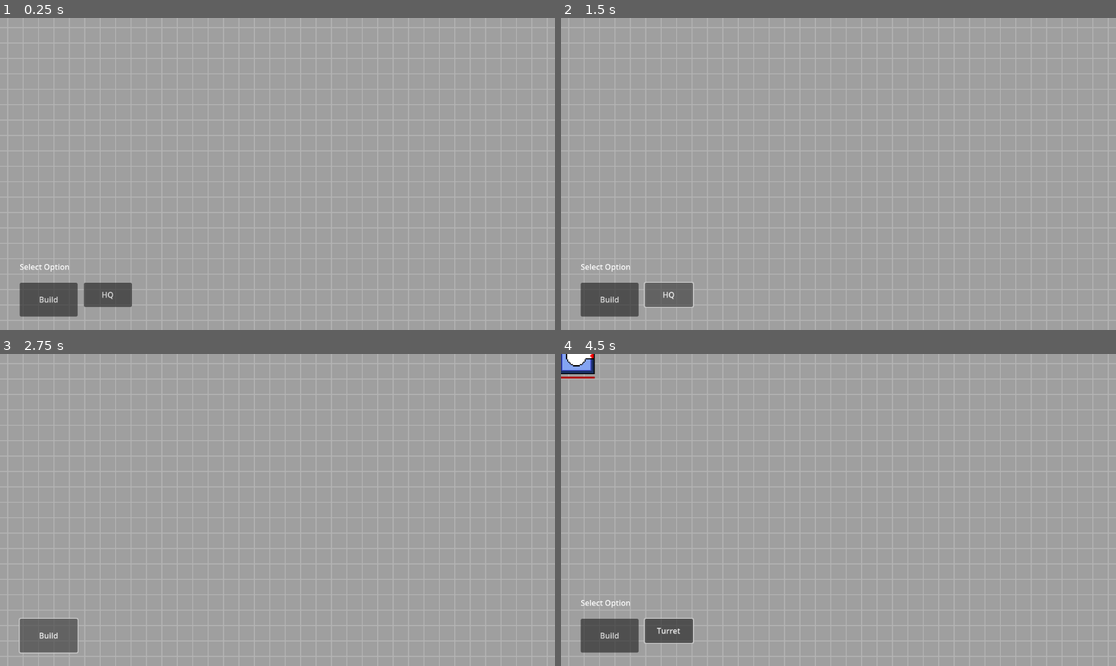
Above: before the commit, frames 1-4 (two rows, left to right).
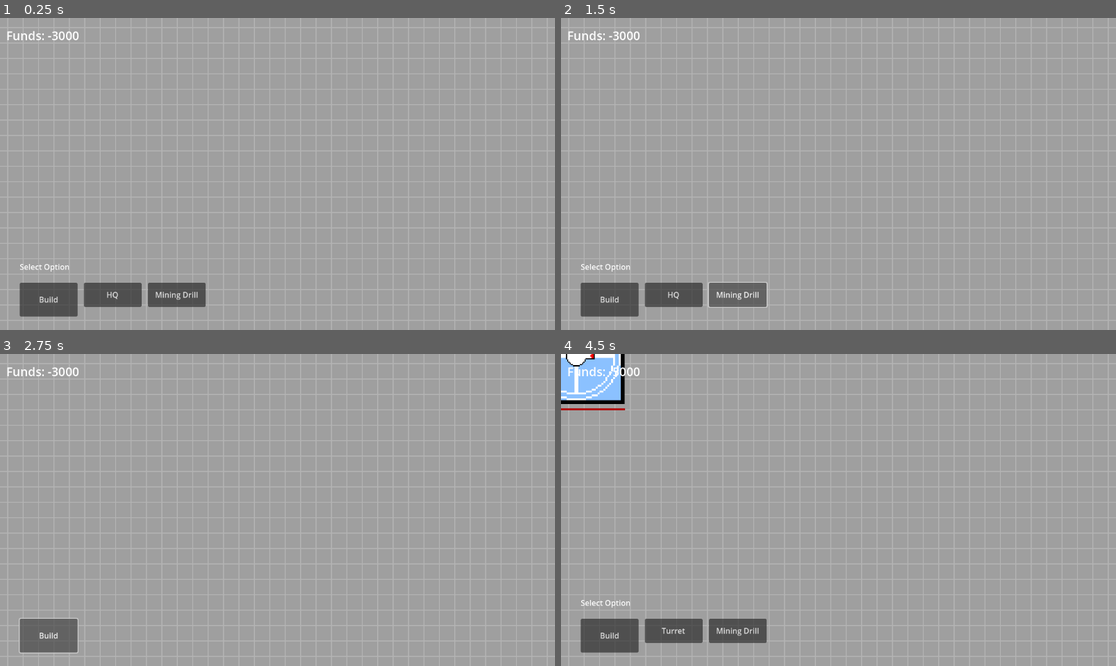
Above: after the commit, the same moments.

Repository: dwlee0802/BusinessTD
Game: Godot game, scene res://Scenes/game.tscn
The game is run twice, just before and just after one commit, with the same random seed, the same clock (stepped at 60 frames per second) and the same inputs.
Inputs (mouse positions are in pixels of both pictures, inside the frame that each line leads up to):
- Up to frame 1 (0.25 s): no input
- Up to frame 2 (1.5 s): click "HQ" at 0.5 s; click "HQ" (after the commit: "Mining Drill") at 1.25 s
- Up to frame 3 (2.75 s): click "Build" at 2 s
- Up to frame 4 (4.5 s): tap Enter at 2.75 s; move the mouse to (577, 357) at 2.77 s; hold D 2.78-3.5 s; click (577, 357) at 2.92 s; click (666, 631) at 3.5 s, where only the run before the commit has a clickable "Turret"; tap Space at 4.25 s; move the mouse to (577, 357) at 4.27 s; hold S from 4.28 s (still down); click (577, 357) at 4.42 s

The runs differ from the first frame. In frame 1, 1.1% of the frame differs, in the area x 1-38%, y 4-93%; in frame 2, 1.2%; in frame 3, 0.2%; in frame 4, 2.8%, in the area x 0-38%, y 0-93%.

Commit message:
Made mining drill. Added funds UI.

Diff:
--- a/Scenes/HQ.tscn
+++ b/Scenes/HQ.tscn
@@ -7,7 +7,7 @@
 [ext_resource type="Texture2D" uid="uid://bqyshusuhavsd" path="res://Art/single_white_pixel.png" id="5_lwoue"]
 
 [sub_resource type="RectangleShape2D" id="RectangleShape2D_e8nbd"]
-size = Vector2(120, 119)
+size = Vector2(201, 199)
 
 [sub_resource type="CircleShape2D" id="CircleShape2D_0avfn"]
 radius = 600.0
@@ -17,13 +17,13 @@
 script = ExtResource("1_njw0n")
 
 [node name="CollisionShape2D" type="CollisionShape2D" parent="."]
-position = Vector2(0, -0.5)
+position = Vector2(-0.5, -0.5)
 shape = SubResource("RectangleShape2D_e8nbd")
 debug_color = Color(0.972549, 0, 0.447059, 0.419608)
 
 [node name="HQBodySprite" type="Sprite2D" parent="."]
 texture_filter = 1
-scale = Vector2(2.4, 2.4)
+scale = Vector2(4, 4)
 texture = ExtResource("2_5wjaa")
 
 [node name="TurretBarrelSprite" type="Sprite2D" parent="."]
@@ -39,7 +39,7 @@
 
 [node name="Healthbar" type="Sprite2D" parent="."]
 modulate = Color(0.698039, 0, 0, 1)
-position = Vector2(-36, 65)
-scale = Vector2(75, 4)
+position = Vector2(-99, 109)
+scale = Vector2(200, 4)
 texture = ExtResource("5_lwoue")
 centered = false
--- a/Scenes/enemyUnit.gd
+++ b/Scenes/enemyUnit.gd
@@ -5,7 +5,7 @@
 
 var attackTarget
 
-@export var speed: int = 200
+@export var speed: int = 800
 
 var healthBar
 
@@ -22,6 +22,9 @@
 	if hitPoints < 0:
 		queue_free()
 
+	if healthBar.scale.x > 32 * hitPoints / maxHitPoints:
+		healthBar.scale.x -= delta * 140
+
 
 func _physics_process(delta):
 	if attackTarget != null:
@@ -32,9 +35,11 @@
 			collision.get_collider().hit(hitPoints)
 
 			queue_free()
+	else:
+		attackTarget = game.playerStructures.pick_random()
 
 
 func ReceiveHit(amount):
 	hitPoints -= amount
-	healthBar.scale.x = 32 * hitPoints / maxHitPoints
+#	healthBar.scale.x = 32 * hitPoints / maxHitPoints
 	game.MakeDamagePopup(position, amount)
--- a/Scenes/game.gd
+++ b/Scenes/game.gd
@@ -5,6 +5,7 @@
 var hqScene = preload("res://Scenes/HQ.tscn")
 var enemyScene = preload("res://Scenes/enemyUnit.tscn")
 var damagePopupScene = preload("res://Scenes/damage_popup.tscn")
+var miningDrillScene = preload("res://Scenes/mining_drill.tscn")
 
 var waitingForBuildLocation: bool = false
 var buildType
@@ -21,13 +22,17 @@
 var playerStructures = []
 
 # how many tiles a building of type index takes up
-# 0: turret, 1: HQ
-var buildingSizeN = [3, 5]
+# 0: turret, 1: HQ, 2: Mining Drill
+var buildingSizeN = [3, 7, 5]
 
 var spawnRate: float = 2
 var spawnRateHolder: float = 1
-var spawnCount: float = 1
-
+var spawnCount: float = 5
+
+var gameStarted: bool = false
+var gamePaused: bool = true
+
+var operationFunds: float = -3000
 
 # Called when the node enters the scene tree for the first time.
 func _ready():
@@ -43,7 +48,10 @@
 
 # Called every frame. 'delta' is the elapsed time since the previous frame.
 func _process(delta):
-	if not playerStructures.is_empty():
+	get_node("Camera/CanvasLayer/InGameUI/MoneyLabel").text = "Funds: " + str(int(operationFunds))
+
+	if not playerStructures.is_empty() and gameStarted == true:
+		gameStarted = true
 		spawnRateHolder += delta
 
 		if spawnRateHolder > spawnRate:
@@ -100,13 +108,17 @@
 								tile.occupied = true
 
 						print("Spawned Turret at ", selectedTile)
+						playerStructures.append(newTurret)
 						waitingForBuildLocation = false
 						return
 
 					elif buildType == 1:
 						var newHQ = hqScene.instantiate()
+						newHQ.isHQ = true
 						add_child(newHQ)
 						newHQ.position = selectedTile.position
+
+						operationFunds -= 2000
 
 						for row in tiles:
 							for tile in row:
@@ -119,8 +131,30 @@
 						get_node("Camera/CanvasLayer/InGameUI/BuildMenu/BuildButton/BuildOptionsMenu/TurretButton").visible = true
 
 						playerStructures.append(newHQ)
+						gameStarted = true
 
 						return
+
+					elif buildType == 2:
+						if selectedTile.isDeposit:
+							var newDrill = miningDrillScene.instantiate()
+							add_child(newDrill)
+							newDrill.position = selectedTile.position
+
+							for row in tiles:
+								for tile in row:
+									tile.occupied = true
+
+							print("Spawned Mining Drill at ", selectedTile)
+
+							playerStructures.append(newDrill)
+							return
+						else:
+							print("Not a mineral deposit!\n")
+
+						waitingForBuildLocation = false
+
+
 
 
 
@@ -161,15 +195,27 @@
 	add_child(newUnit)
 
 
-func MakeDamagePopup(where, amount):
+func MakeDamagePopup(where, amount, color = Color.DARK_RED):
 	var newPopup =damagePopupScene.instantiate()
 	newPopup.position = where
 	newPopup.text = str(amount)
+	newPopup.modulate = color
 	add_child(newPopup)
 
 
+func GameOver():
+	get_node("Camera/CanvasLayer/InGameUI/GameOverLabel").visible = true
+	gameStarted = false
+
+
 func _on_build_turret_option_pressed(extra_arg_0):
-	print("Waiting for turret build location!\n")
+	var str = "turret"
+	if extra_arg_0 == 1:
+		str = "HQ"
+	if extra_arg_0 == 2:
+		str = "mining drill"
+
+	print("Waiting for ", str, " build location!\n")
 	buildType = extra_arg_0
 	waitingForBuildLocation = true
 
--- a/Scenes/game.tscn
+++ b/Scenes/game.tscn
@@ -49,7 +49,7 @@
 [node name="HQButton" type="Button" parent="Camera/CanvasLayer/InGameUI/BuildMenu/BuildButton/BuildOptionsMenu"]
 layout_mode = 0
 offset_left = 133.0
-offset_right = 233.0
+offset_right = 253.0
 offset_bottom = 50.0
 text = "HQ"
 
@@ -57,9 +57,51 @@
 visible = false
 layout_mode = 0
 offset_left = 133.0
-offset_right = 233.0
+offset_right = 253.0
 offset_bottom = 50.0
 text = "Turret"
+
+[node name="MiningDrillButton" type="Button" parent="Camera/CanvasLayer/InGameUI/BuildMenu/BuildButton/BuildOptionsMenu"]
+offset_left = 266.0
+offset_right = 386.0
+offset_bottom = 50.0
+text = "Mining Drill"
+
+[node name="GameOverLabel" type="Label" parent="Camera/CanvasLayer/InGameUI"]
+visible = false
+modulate = Color(0.886275, 0, 0, 1)
+texture_filter = 1
+layout_mode = 0
+offset_left = 370.0
+offset_top = 294.0
+offset_right = 801.0
+offset_bottom = 352.0
+theme_override_font_sizes/font_size = 35
+text = "Operation Terminated"
+horizontal_alignment = 1
+vertical_alignment = 1
+uppercase = true
+
+[node name="GamePausedLabel" type="RichTextLabel" parent="Camera/CanvasLayer/InGameUI"]
+visible = false
+layout_mode = 0
+offset_left = 499.0
+offset_top = 121.0
+offset_right = 799.0
+offset_bottom = 171.0
+theme_override_font_sizes/normal_font_size = 30
+text = "Paused"
+fit_content = true
+scroll_active = false
+
+[node name="MoneyLabel" type="RichTextLabel" parent="Camera/CanvasLayer/InGameUI"]
+layout_mode = 0
+offset_left = 13.0
+offset_top = 19.0
+offset_right = 213.0
+offset_bottom = 69.0
+theme_override_font_sizes/normal_font_size = 25
+text = "Funds: 0"
 
 [node name="MapBlock" parent="." instance=ExtResource("2_d8xa2")]
 
@@ -71,3 +113,6 @@
 [connection signal="mouse_entered" from="Camera/CanvasLayer/InGameUI/BuildMenu/BuildButton/BuildOptionsMenu/TurretButton" to="." method="_on_mouse_entered_ui"]
 [connection signal="mouse_exited" from="Camera/CanvasLayer/InGameUI/BuildMenu/BuildButton/BuildOptionsMenu/TurretButton" to="." method="_on_mouse_exited_ui"]
 [connection signal="pressed" from="Camera/CanvasLayer/InGameUI/BuildMenu/BuildButton/BuildOptionsMenu/TurretButton" to="." method="_on_build_turret_option_pressed" binds= [0]]
+[connection signal="mouse_entered" from="Camera/CanvasLayer/InGameUI/BuildMenu/BuildButton/BuildOptionsMenu/MiningDrillButton" to="." method="_on_mouse_entered_ui"]
+[connection signal="mouse_exited" from="Camera/CanvasLayer/InGameUI/BuildMenu/BuildButton/BuildOptionsMenu/MiningDrillButton" to="." method="_on_mouse_exited_ui"]
+[connection signal="pressed" from="Camera/CanvasLayer/InGameUI/BuildMenu/BuildButton/BuildOptionsMenu/MiningDrillButton" to="." method="_on_build_turret_option_pressed" binds= [2]]
--- a/Scenes/map_block.gd
+++ b/Scenes/map_block.gd
@@ -4,6 +4,8 @@
 
 @export var boardWidth = 100
 @export var boardHeight = 100
+
+var depositSpawnRate: float = 0.001
 
 # Size of a square tile's one side's length in pixels
 var initialTilesize = 32
@@ -36,6 +38,12 @@
 		var currentRow = []
 		for j in range(boardWidth):
 			var newTile = tileScene.instantiate()
+
+			# roll to see if this tile is a mineral deposit
+			if randf() < depositSpawnRate:
+				newTile.isDeposit = true
+				newTile.richness = (1 + randf())/2
+
 			newTile.position = Vector2(j * TILESIZE, i * TILESIZE)
 			newTile.row = i
 			newTile.col = j
@@ -52,6 +60,7 @@
 				newTile.upperTile = blockTiles[i - 1][j]
 				newTile.upperTile.lowerTile = newTile
 
+
 		blockTiles.append(currentRow)
 
 
--- /dev/null
+++ b/Scenes/mining_drill.gd
@@ -0,0 +1,33 @@
+extends CharacterBody2D
+
+var hitPoints: int = 250
+var maxHitPoints: int = 250
+
+var healthBar
+var healthBarSize: int = 125
+
+
+var game
+
+# Called when the node enters the scene tree for the first time.
+func _ready():
+	healthBar = get_node("Healthbar")
+	game = get_parent()
+
+
+# Called every frame. 'delta' is the elapsed time since the previous frame.
+func _process(delta):
+	if hitPoints <= 0:
+		pass
+		queue_free()
+
+	if healthBar.scale.x > healthBarSize * hitPoints / maxHitPoints:
+		healthBar.scale.x -= delta * 140
+
+	game.operationFunds += 10 * delta
+
+
+func hit(damage):
+	print("drill took ", damage, " damage. Remaining HQ: ", hitPoints)
+	hitPoints -= damage
+	game.MakeDamagePopup(position, damage, Color.ORANGE)
--- /dev/null
+++ b/Scenes/mining_drill.tscn
@@ -0,0 +1,26 @@
+[gd_scene load_steps=5 format=3 uid="uid://c8lmter23dug1"]
+
+[ext_resource type="Texture2D" uid="uid://05jc8uyl7as7" path="res://Art/mining_drill.png" id="1_beqj3"]
+[ext_resource type="Script" path="res://Scenes/mining_drill.gd" id="1_h1akn"]
+[ext_resource type="Texture2D" uid="uid://bqyshusuhavsd" path="res://Art/single_white_pixel.png" id="2_mspe3"]
+
+[sub_resource type="RectangleShape2D" id="RectangleShape2D_yxxvi"]
+size = Vector2(128, 128)
+
+[node name="MiningDrill" type="CharacterBody2D"]
+script = ExtResource("1_h1akn")
+
+[node name="Sprite2D" type="Sprite2D" parent="."]
+texture_filter = 1
+scale = Vector2(4, 4)
+texture = ExtResource("1_beqj3")
+
+[node name="CollisionShape2D" type="CollisionShape2D" parent="."]
+shape = SubResource("RectangleShape2D_yxxvi")
+
+[node name="Healthbar" type="Sprite2D" parent="."]
+modulate = Color(0.698039, 0, 0, 1)
+position = Vector2(-62, 70)
+scale = Vector2(125, 4)
+texture = ExtResource("2_mspe3")
+centered = false
--- a/Scenes/tile.gd
+++ b/Scenes/tile.gd
@@ -7,6 +7,9 @@
 @export var row: int = 0
 
 var occupied: bool = false
+
+var isDeposit: bool = false
+var richness: float = 1
 
 var upperTile
 var lowerTile
@@ -21,6 +24,8 @@
 # Called when the node enters the scene tree for the first time.
 func _ready():
 	game = get_parent().get_parent()
+	if isDeposit:
+		get_node("Sprite2D").modulate = Color.SLATE_BLUE
 
 
 # Called every frame. 'delta' is the elapsed time since the previous frame.
--- a/Scenes/turret.gd
+++ b/Scenes/turret.gd
@@ -9,20 +9,40 @@
 var fireRateHolder: float = 0
 
 var healthBar
+var healthBarSize: int = 75
 
 var game
+
+var isHQ: bool = false
 
 # Called when the node enters the scene tree for the first time.
 func _ready():
 	healthBar = get_node("Healthbar")
 	game = get_parent()
 
+	if isHQ:
+		maxHitPoints = 1500
+		hitPoints = maxHitPoints
+		healthBarSize = 200
+
 
 # Called every frame. 'delta' is the elapsed time since the previous frame.
 func _process(delta):
 	if hitPoints <= 0:
-		pass
+		if isHQ:
+			print("Game Over!")
+			game.GameOver()
+
 		queue_free()
+
+	if healthBar.scale.x > healthBarSize * hitPoints / maxHitPoints:
+		healthBar.scale.x -= delta * 140
+
+	if isHQ:
+		game.operationFunds += -5 * delta
+	else:
+		game.operationFunds += -3 * delta
+
 
 
 func _physics_process(delta):
@@ -58,5 +78,5 @@
 func hit(damage):
 	print("hit!")
 	hitPoints -= damage
-	healthBar.scale.x = 75 * hitPoints / maxHitPoints
-	game.MakeDamagePopup(position, damage)
+#	healthBar.scale.x = 75 * hitPoints / maxHitPoints
+	game.MakeDamagePopup(position, damage, Color.ORANGE)
--- a/Scenes/turret.tscn
+++ b/Scenes/turret.tscn
@@ -7,18 +7,17 @@
 [ext_resource type="Texture2D" uid="uid://bqyshusuhavsd" path="res://Art/single_white_pixel.png" id="5_2kkv7"]
 
 [sub_resource type="RectangleShape2D" id="RectangleShape2D_e8nbd"]
-size = Vector2(32.0833, 32.5)
+size = Vector2(76, 76)
 
 [sub_resource type="CircleShape2D" id="CircleShape2D_gbq8q"]
 radius = 600.0
 
 [node name="Turret" type="CharacterBody2D"]
-collision_layer = 0
 collision_mask = 0
 script = ExtResource("1_s5d8n")
 
 [node name="CollisionShape2D" type="CollisionShape2D" parent="."]
-position = Vector2(0.208334, 0)
+position = Vector2(-9.53674e-07, 0)
 shape = SubResource("RectangleShape2D_e8nbd")
 debug_color = Color(0.972549, 0, 0.447059, 0.419608)
 
Binary file added: Art/mining_drill.png
Not shown, added: Art/mining_drill.png.import
